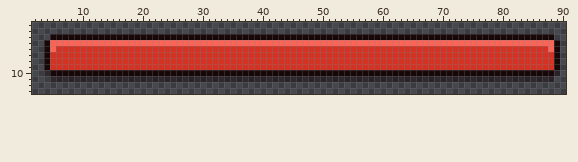
One commit to this pixel-art file: assets/ui/healthbar.ase. Above is the file before it was changed.
94x16 pixels, 1 frame. Shown: x 2..90, y 2..13.
The result:
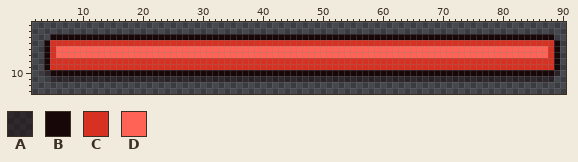
Palette (. is transparent): A #1707087d  B #170708  C #d63122  D #ff6355
Difference:
Layer "Layer 2":
Colour D becomes colour C in row 5 at x 5 to 88; in row 6 at x 5 and 88.
Colour C becomes colour D in rows 6 to 7 at x 6 to 87.
Pixel boxes of the changes (left, top, right, bottom) in both pictures:
changed: (50, 40, 554, 58)
